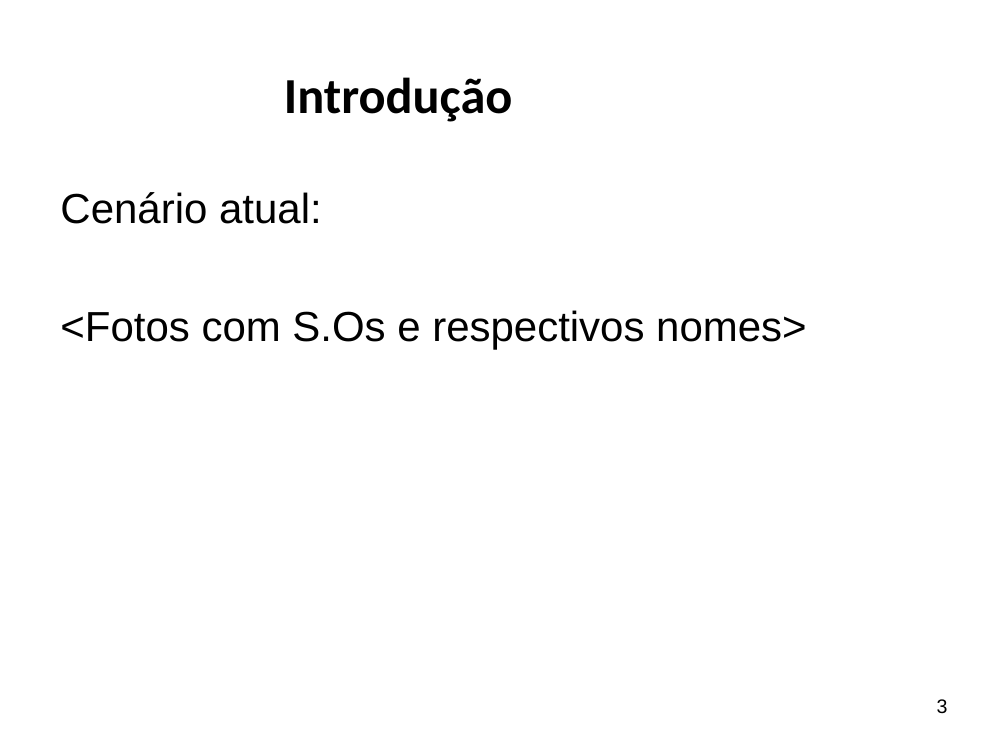
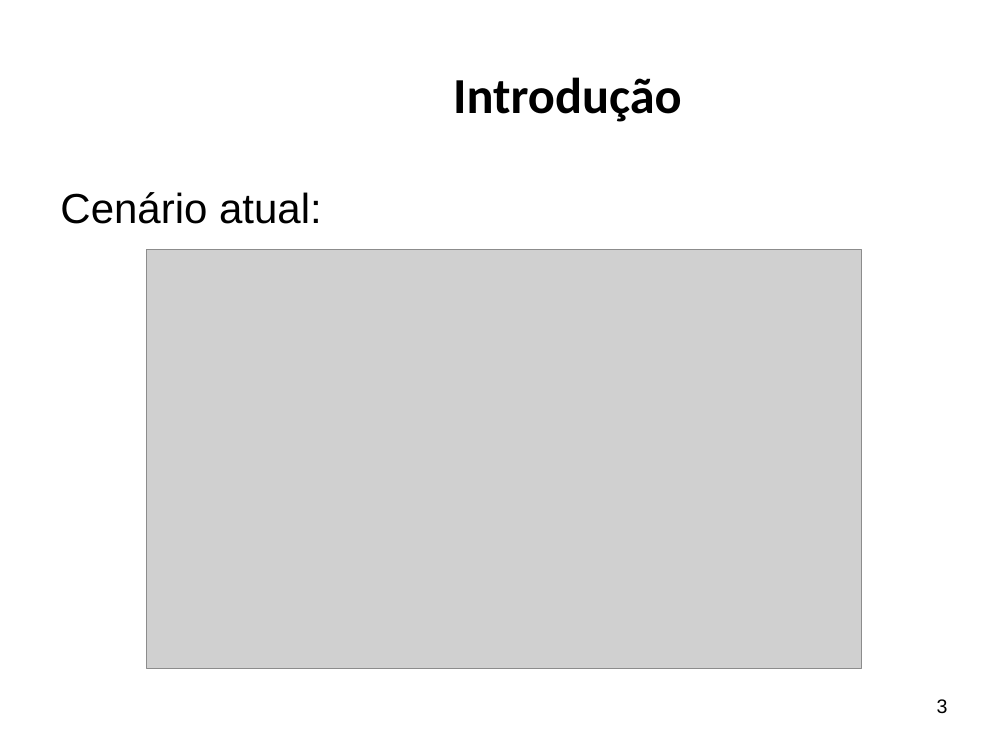
Before and after one commit to ricardopetrere/TCC_FTT, a slide deck: slide 3 of documentos/Apresentação Banca.pptx. Drawn at 1008x756 pixels with LibreOffice and Linux fonts; fonts in the diff are those of the drawing; grey boxes stand for pictures; background and template pictures are left out. Boxes give left, top, right and bottom in pixels: in the first picture for what was removed or moved away, otherwise in the second. Text is boxed around its words. In the diff, an @@ line names an element or a change of style, - is before the commit and + after.

```diff
--- a/documentos/Apresentação Banca.pptx
+++ b/documentos/Apresentação Banca.pptx
@@ title "Introdução" at bbox=[453, 77, 682, 122]: alignment left to centre @@
@@ picture added at bbox=[146, 249, 861, 668] @@
@@ text at bbox=[60, 310, 806, 349]: paragraph removed @@
-<Fotos com S.Os e respectivos nomes>
```
Also in this commit, not shown: 22 other slides changed, 9 slides added, 1 slide removed.
